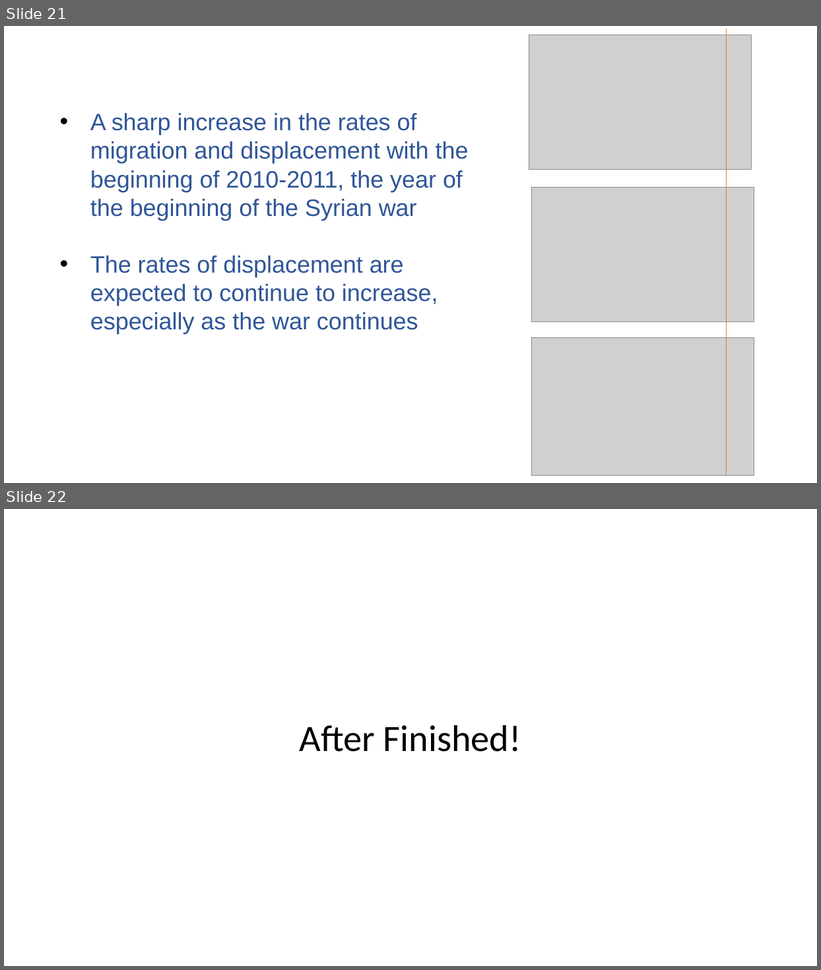
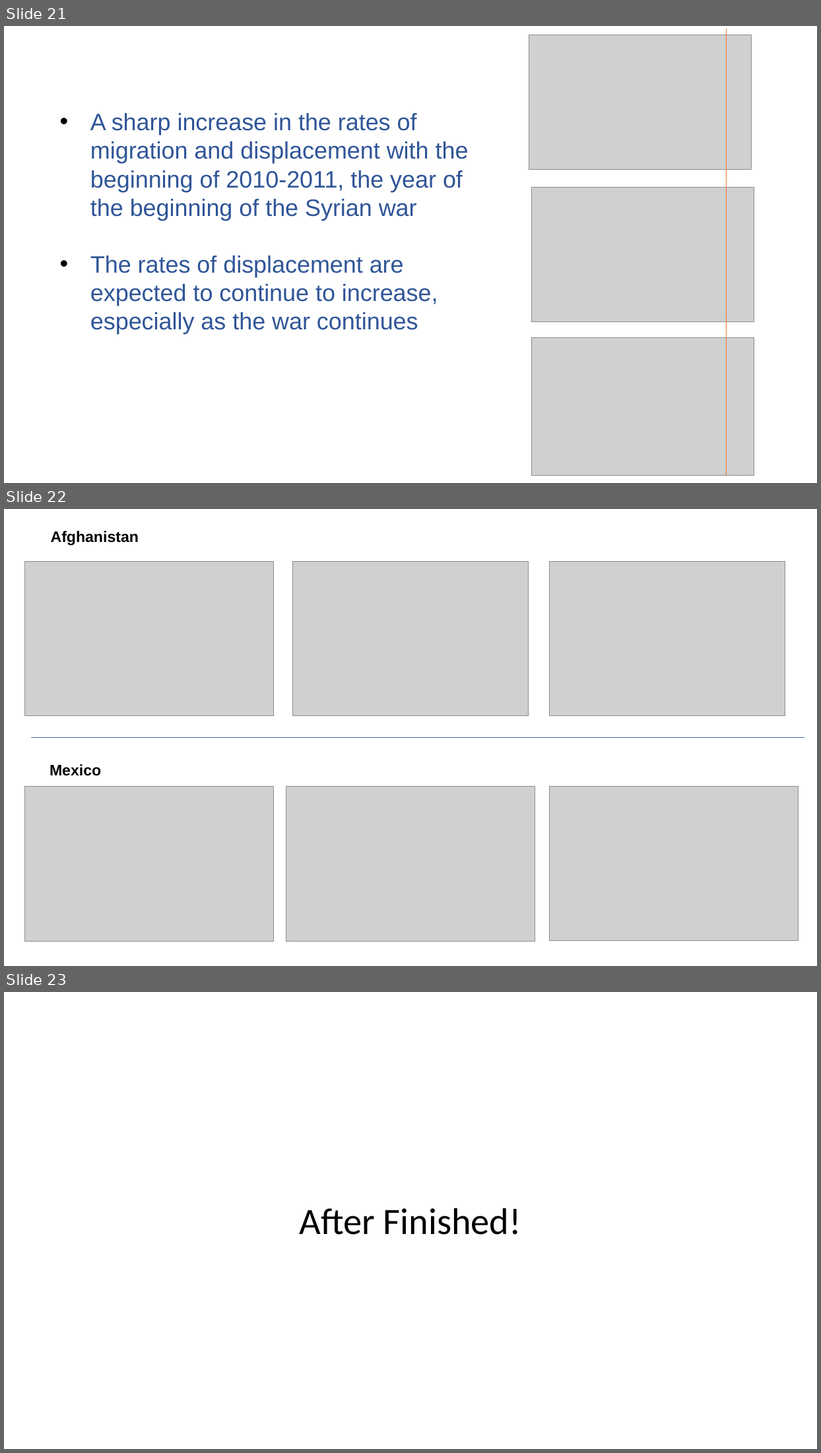
Before and after one commit to MohammedElagha/FIT-2021-IUG, a slide deck: Presentation/UNICC Global Hackathon - 25 Mar Presentation.pptx. Shown one above the other, each under a label of ours: slides 21 and 22 before the commit, slides 21, 22 and 23 after it. The pictures are 821x970 and 821x1453 pixels, drawn with LibreOffice and Linux fonts; fonts in the diff are those of the drawing; grey boxes stand for pictures. Boxes give left, top, right and bottom in pixels: in the first picture for what was removed or moved away, otherwise in the second. Text is boxed around its words. In the diff, an @@ line names an element or a change of style, - is before the commit and + after.

```diff
--- a/Presentation/UNICC Global Hackathon - 25 Mar Presentation.pptx
+++ b/Presentation/UNICC Global Hackathon - 25 Mar Presentation.pptx
@@ slide 22 added at (4, 509, 817, 966), background #FFFFFF @@
@@ text added at (51, 531, 139, 545), 18 pt, text #000000, bold @@
+Afghanistan
@@ picture added at (24, 561, 274, 716) @@
@@ picture added at (292, 561, 529, 716) @@
@@ picture added at (550, 561, 786, 716) @@
@@ line added from (32, 738) to (805, 738), #3F6FC3 0.75 pt @@
@@ text added at (50, 764, 101, 776), 18 pt, text #000000, bold @@
+Mexico
@@ picture added at (24, 787, 274, 941) @@
@@ picture added at (286, 787, 535, 941) @@
@@ picture added at (550, 787, 799, 941) @@
@@ what was slide 22 is now slide 23 @@
```
Also in this commit, not shown: 7 slides changed, 3 other slides added, 2 slides removed, 1 other file.
